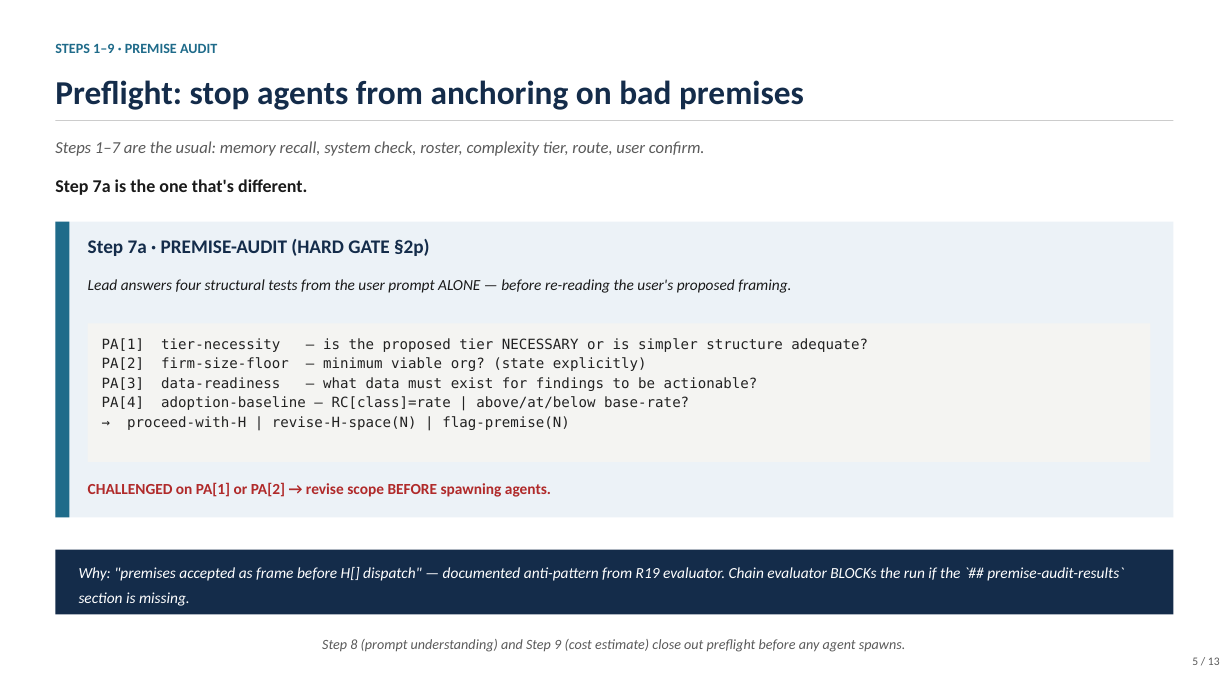
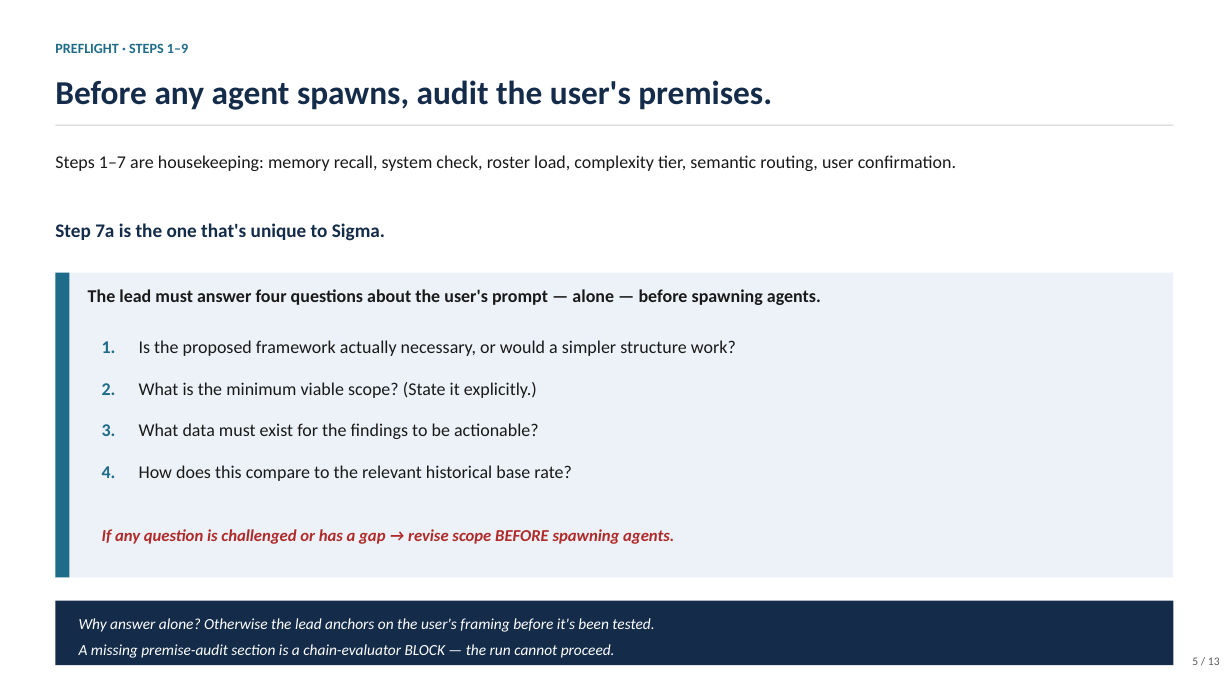
Before and after one commit to coloradored13/sigma-system-overview, a slide deck: slide 5 of sigma-system-demo.pptx. Drawn at 1232x693 pixels with LibreOffice and Linux fonts; fonts in the diff are those of the drawing. Boxes give left, top, right and bottom in pixels: in the first picture for what was removed or moved away, otherwise in the second. Text is boxed around its words. In the diff, an @@ line names an element or a change of style, - is before the commit and + after.

```diff
--- a/sigma-system-demo.pptx
+++ b/sigma-system-demo.pptx
@@ text at <box>55,43,188,53</box>: text changed @@
-STEPS 1–9 · PREMISE AUDIT
+PREFLIGHT · STEPS 1–9
@@ text at <box>55,80,772,110</box>: text changed @@
-Preflight: stop agents from anchoring on bad premises
+Before any agent spawns, audit the user's premises.
@@ rectangle: place and size @@
-rectangle at <box>55,120,1174,121</box>
+rectangle at <box>55,125,1174,126</box>
@@ text at <box>55,155,956,241</box>: text changed; size 13 to 14 pt; text colour #5A5A5A to #1A1A1A; italic off @@
-Steps 1–7 are the usual: memory recall, system check, roster, complexity tier, route, user confirm.
+Steps 1–7 are housekeeping: memory recall, system check, roster load, complexity tier, semantic routing, user confirmation.
+Step 7a is the one that's unique to Sigma.
@@ text removed at <box>55,179,307,195</box> @@
-Step 7a is the one that's different.
@@ text removed at <box>88,239,430,256</box> @@
-Step 7a · PREMISE-AUDIT (HARD GATE §2p)
@@ rectangle: place and size @@
-rectangle at <box>55,222,1174,518</box>
+rectangle at <box>55,273,1174,578</box>
@@ rectangle: place and size @@
-rectangle at <box>55,222,69,518</box>
+rectangle at <box>55,273,69,578</box>
@@ text at <box>88,289,821,305</box>: text changed; size 12 to 14 pt; bold on; italic off @@
-Lead answers four structural tests from the user prompt ALONE — before re-reading the user's proposed framing.
+The lead must answer four questions about the user's prompt — alone — before spawning agents.
@@ rectangle removed at <box>88,323,1151,462</box> @@
@@ text removed at <box>102,338,868,430</box> @@
-PA[1] tier-necessity — is the proposed tier NECESSARY or is simpler structure adequate?
-PA[2] firm-size-floor — minimum viable org? (state explicitly)
-PA[3] data-readiness — what data must exist for findings to be actionable?
-PA[4] adoption-baseline — RC[class]=rate | above/at/below base-rate?
-→ proceed-with-H | revise-H-space(N) | flag-premise(N)
@@ text added at <box>102,341,116,353</box>, 14 pt, text #1F6B8A, bold @@
+1.
@@ text added at <box>139,340,736,356</box>, 14 pt, text #1A1A1A @@
+Is the proposed framework actually necessary, or would a simpler structure work?
@@ text added at <box>102,383,116,395</box>, 14 pt, text #1F6B8A, bold @@
+2.
@@ text added at <box>139,382,537,398</box>, 14 pt, text #1A1A1A @@
+What is the minimum viable scope? (State it explicitly.)
@@ text added at <box>102,424,116,436</box>, 14 pt, text #1F6B8A, bold @@
+3.
@@ text added at <box>139,423,539,439</box>, 14 pt, text #1A1A1A @@
+What data must exist for the findings to be actionable?
@@ text added at <box>102,466,116,478</box>, 14 pt, text #1F6B8A, bold @@
+4.
@@ text added at <box>139,465,572,481</box>, 14 pt, text #1A1A1A @@
+How does this compare to the relevant historical base rate?
@@ text at <box>102,529,674,544</box>: text changed; size 12 to 13 pt; italic on @@
-CHALLENGED on PA[1] or PA[2] → revise scope BEFORE spawning agents.
+If any question is challenged or has a gap → revise scope BEFORE spawning agents.
@@ text removed at <box>79,567,1123,606</box> @@
-Why: "premises accepted as frame before H[] dispatch" — documented anti-pattern from R19 evaluator. Chain evaluator BLOCKs the run if the `## premise-audit-results` section is missing.
@@ rectangle: place and size @@
-rectangle at <box>55,550,1174,615</box>
+rectangle at <box>55,601,1174,665</box>
@@ text added at <box>79,618,654,658</box>, 12 pt, text #FFFFFF, italic @@
+Why answer alone? Otherwise the lead anchors on the user's framing before it's been tested.
+A missing premise-audit section is a chain-evaluator BLOCK — the run cannot proceed.
@@ text removed at <box>322,639,905,652</box> @@
-Step 8 (prompt understanding) and Step 9 (cost estimate) close out preflight before any agent spawns.
```
Also in this commit, not shown: 6 other slides changed, 4 slides added, 4 slides removed.
